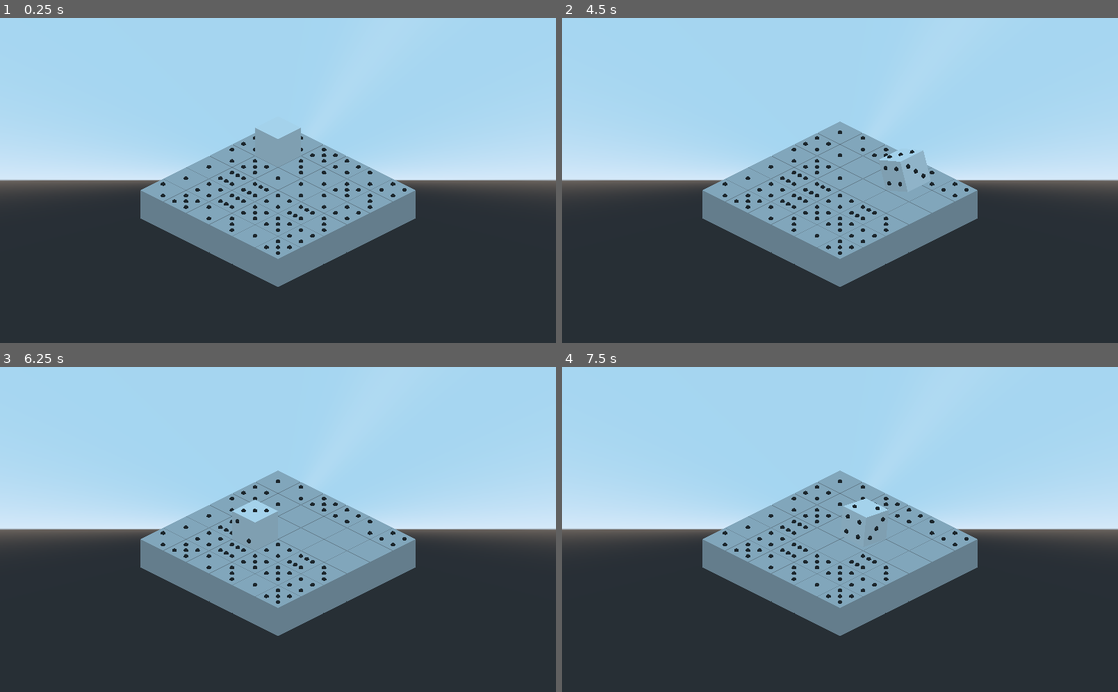
Above: before the commit, frames 1-4 (two rows, left to right).
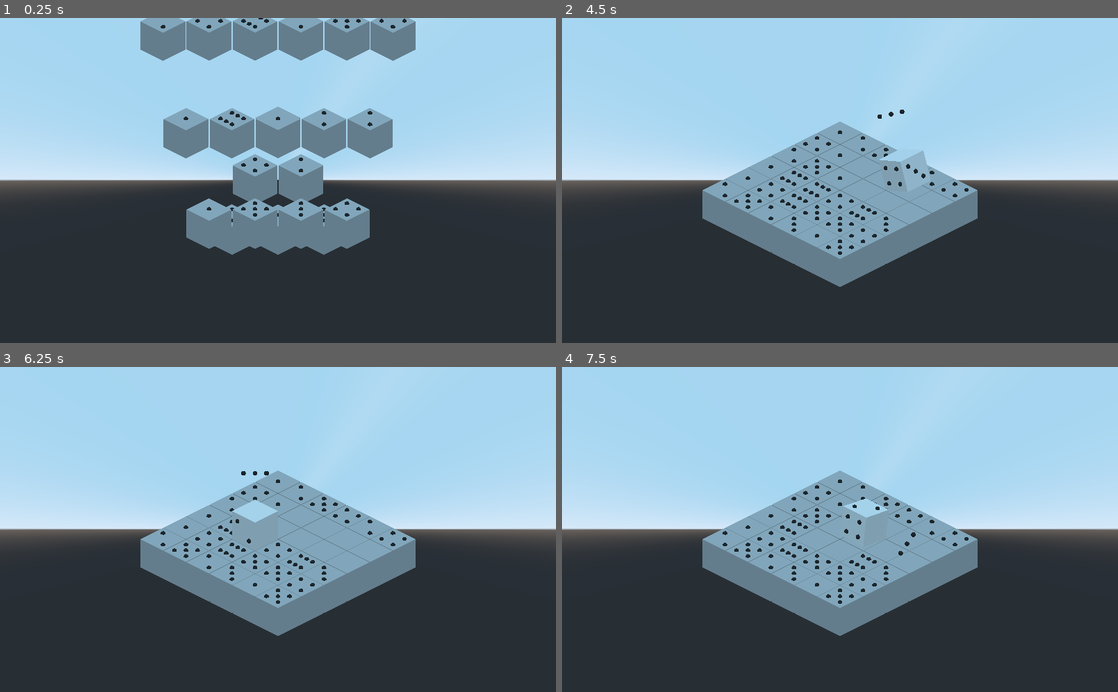
Above: after the commit, the same moments.

Repository: suaveware/gmtk-jam-2022
Game: Godot game, scene res://Main.tscn
Two runs of this game, one before a commit and one after it. Both use one fixed random seed, a clock stepped at 60 frames per second and the inputs below.
Inputs:
- Up to frame 1 (0.25 s): no input
- Up to frame 2 (4.5 s): hold D (roll_right) 0.53-1.28 s; hold S (roll_down) 1.28-2.03 s; hold D (roll_right) 2.03-2.78 s; hold W (roll_up) 2.78-3.53 s; hold A (roll_left) from 3.53 s (still down)
- Up to frame 3 (6.25 s): release A (roll_left) at 5.03 s; hold S (roll_down) 5.03-5.78 s; hold D (roll_right) from 5.78 s (still down)
- Up to frame 4 (7.5 s): release D (roll_right) at 6.53 s; hold W (roll_up) 6.53-7.28 s; hold D (roll_right) from 7.28 s (still down)

The runs differ from the first frame. In frame 1, 21% of the frame differs, in the area x 25-75%, y 0-83%; in frame 2, less than 0.1%; in frame 3, less than 0.1%; in frame 4, less than 0.1%.

Commit message:
stuff

Diff:
--- a/Main.tscn
+++ b/Main.tscn
@@ -11,6 +11,8 @@
 
 [node name="Grid" type="Spatial" parent="."]
 script = ExtResource( 2 )
+
+[node name="Tween" type="Tween" parent="Grid"]
 
 [node name="Camera2" type="Camera" parent="."]
 transform = Transform( 1, 0, 0, 0, 1, 0, 0, 0, 1, 0, 1.87376, 14.2098 )
--- a/project.godot
+++ b/project.godot
@@ -12,7 +12,7 @@
 "base": "Resource",
 "class": "Level",
 "language": "GDScript",
-"path": "res://src/level.gd"
+"path": "res://src/classes/level.gd"
 } ]
 _global_script_class_icons={
 "Level": ""
--- a/src/classes/Grid.gd
+++ b/src/classes/Grid.gd
@@ -26,20 +26,33 @@
 		for tile in level.Tiles:
 			instantiate_tile(tile.x, tile.y, tile.z)
 		player_grid_position = level.StartPosition
-		player.translation = Vector3(level.StartPosition.x* tile_size,1,level.StartPosition.y* tile_size)
+		player.translation = Vector3(level.StartPosition.x* tile_size,15,level.StartPosition.y* tile_size)
+		$Tween.interpolate_property(
+		player,
+		'translation:y',
+		12, 1, 1,
+		Tween.TRANS_BOUNCE,
+		Tween.EASE_OUT, 0.5)
 	for i in range(0, width):
 		for j in range(0, height):
 			if(!positions[Vector2(i, j)]):
 				instantiate_tile(i, j, rand_range(1,7))
-			else:
-				print('already tile at ',i,j)
+	$Tween.start()
 
 func instantiate_tile(x: int, y: int, value: int):
 	var new_tile = tile.instance()
 	new_tile.value = value
 	get_parent().call_deferred("add_child", new_tile)
-	new_tile.translation = (Vector3(x, 0, y) * tile_size)
+	new_tile.translation = (Vector3(x, 20, y) * tile_size)
 	positions[Vector2(x, y)] = new_tile
+	$Tween.interpolate_property(
+		new_tile,
+		'translation:y',
+		12, 0, 1,
+		Tween.TRANS_ELASTIC,
+		Tween.EASE_OUT,
+		((x + y) as float) / 20)
+
 
 func _on_Player_moved(direction: Vector3) -> void:
 	match direction:
--- a/src/level.gd
+++ b/src/classes/level.gd
@@ -1,5 +1,7 @@
 extends Resource
 class_name Level
 
+export (Vector2) var LevelSize = Vector2(6,6)
 export (Array) var Tiles
 export (Vector2) var StartPosition
+export (Vector2) var Offset
--- a/src/levels/tutorial.tres
+++ b/src/levels/tutorial.tres
@@ -1,8 +1,10 @@
 [gd_resource type="Resource" load_steps=2 format=2]
 
-[ext_resource path="res://src/level.gd" type="Script" id=1]
+[ext_resource path="res://src/classes/level.gd" type="Script" id=1]
 
 [resource]
 script = ExtResource( 1 )
+LevelSize = Vector2( 6, 6 )
 Tiles = [ Vector3( 1, 0, 2 ), Vector3( 0, 1, 4 ), Vector3( 1, 1, 1 ), Vector3( 2, 1, 3 ), Vector3( 1, 2, 5 ), Vector3( 1, 3, 6 ) ]
 StartPosition = Vector2( 1, 1 )
+Offset = Vector2( 0, 0 )
